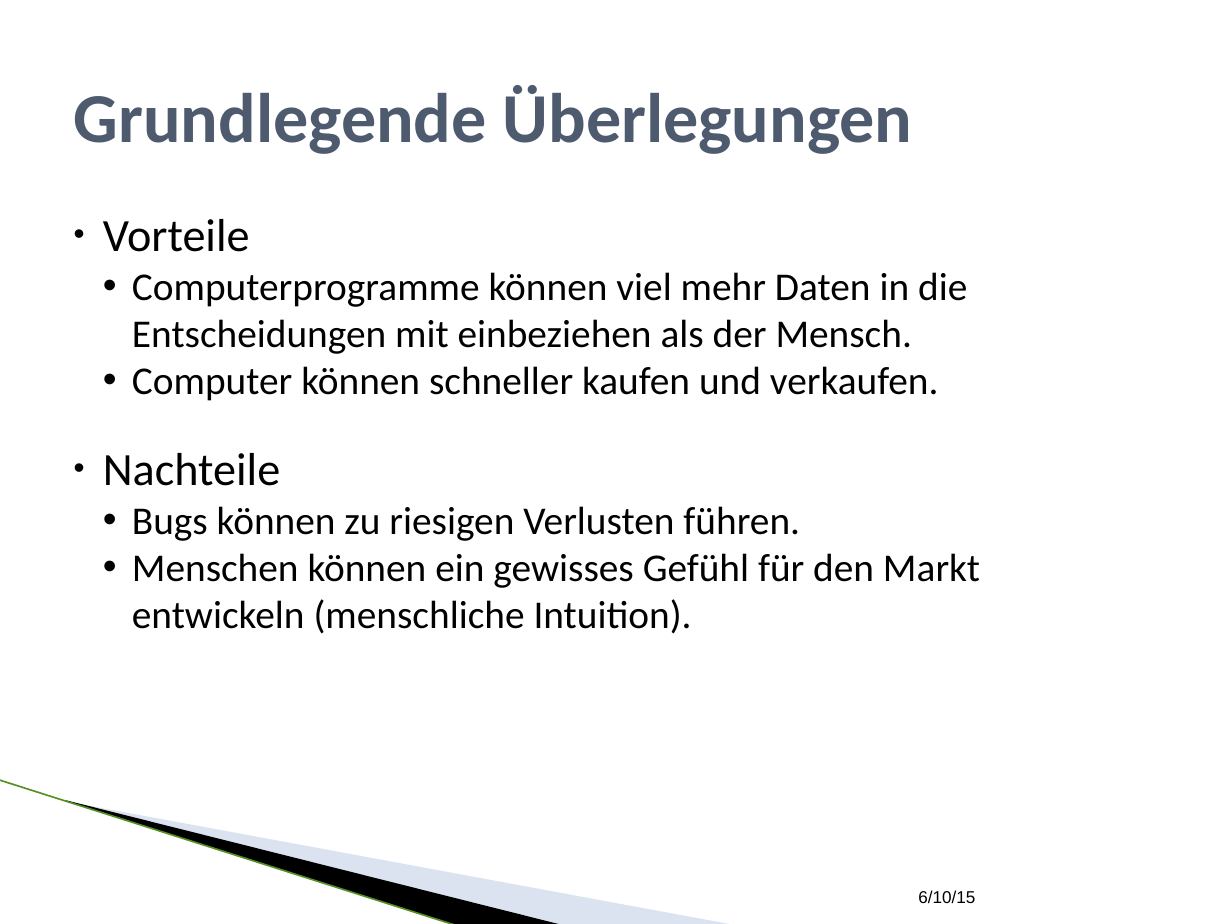
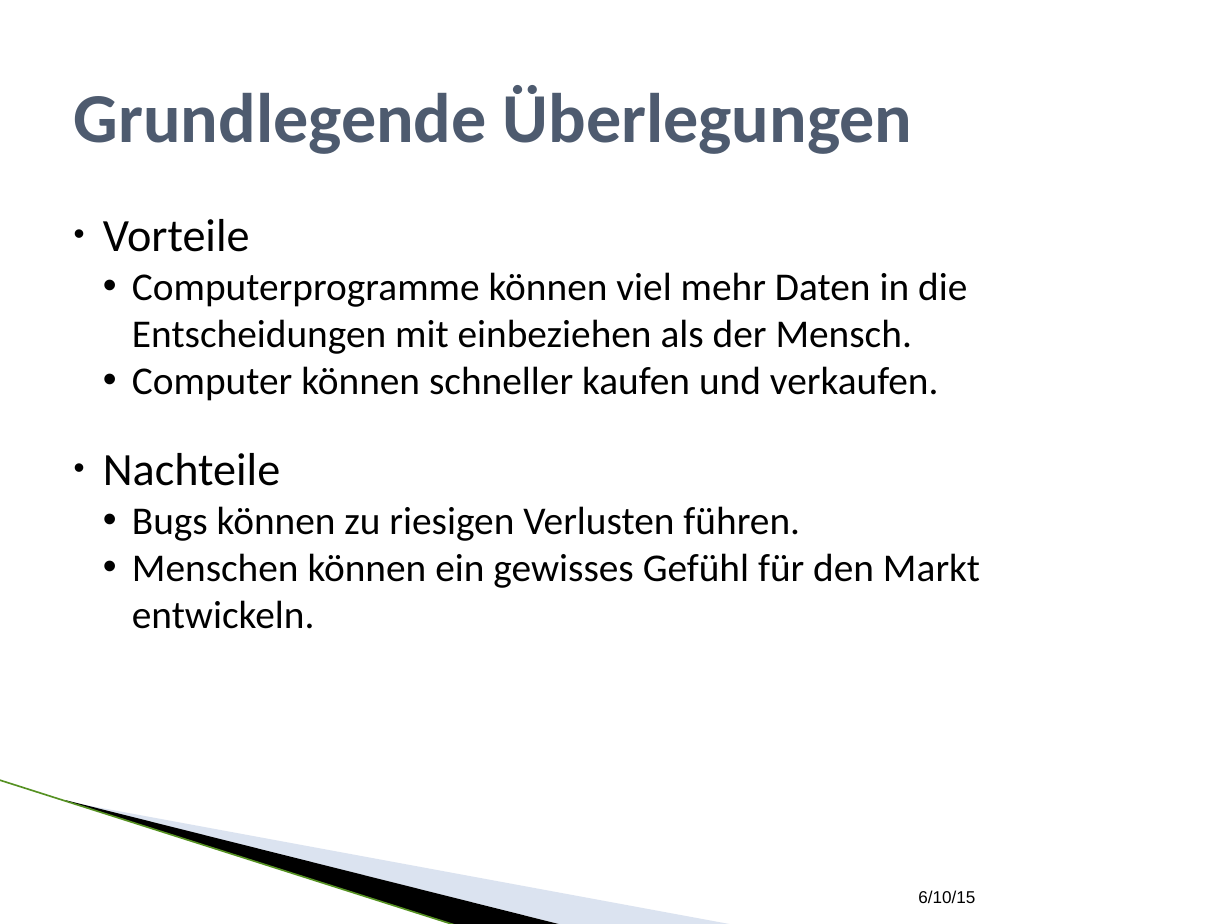
Before and after one commit to SEPSkyware6MM/StockForecast, a slide deck: slide 4 of ALR_Vortrag.pptx. Drawn at 1232x924 pixels with LibreOffice and Linux fonts; fonts in the diff are those of the drawing; background and template pictures are left out. Boxes give left, top, right and bottom in pixels: in the first picture for what was removed or moved away, otherwise in the second. Text is boxed around its words. In the diff, an @@ line names an element or a change of style, - is before the commit and + after.

```diff
--- a/ALR_Vortrag.pptx
+++ b/ALR_Vortrag.pptx
@@ text at (x1=132, y1=553, x2=980, y2=629): text changed @@
-  • Menschen können ein gewisses Gefühl für den Markt entwickeln (menschliche Intuition).
+  • Menschen können ein gewisses Gefühl für den Markt entwickeln.
```
Also in this commit, not shown: 13 other slides changed, 2 slides added, 1 other file.
